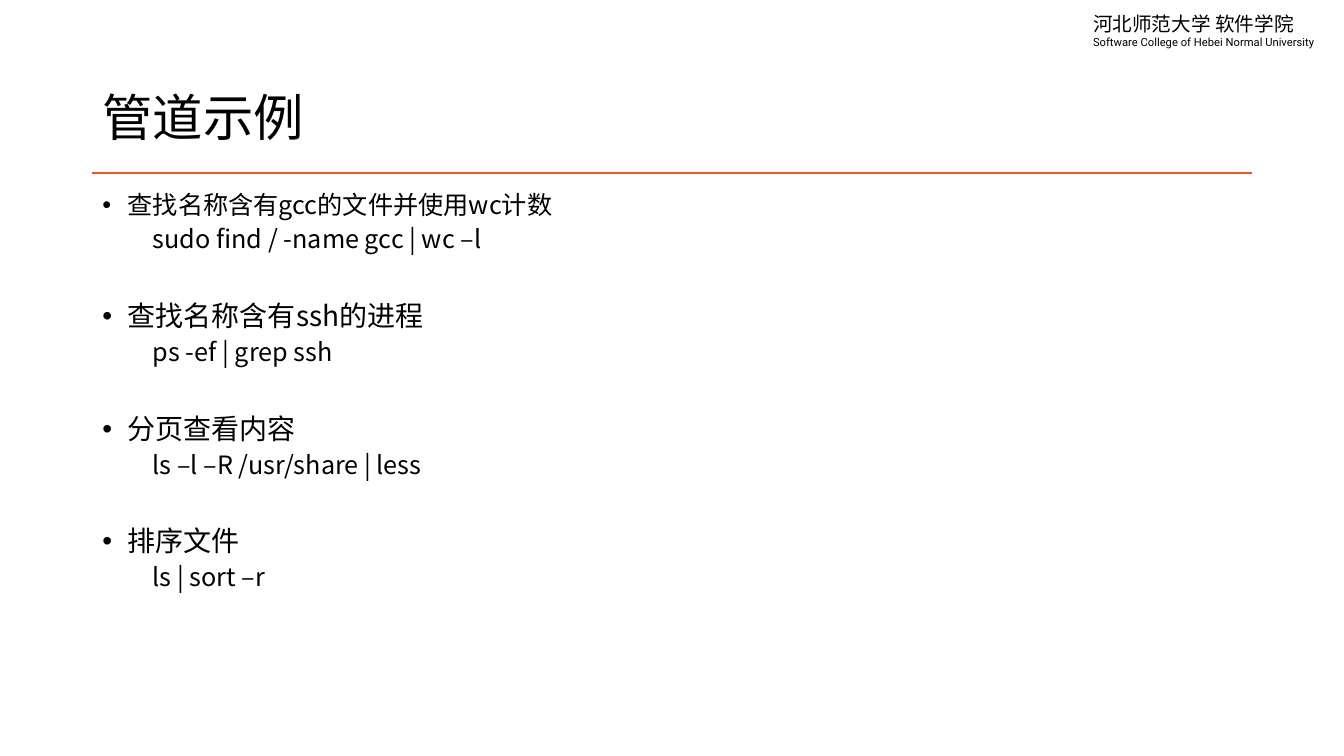
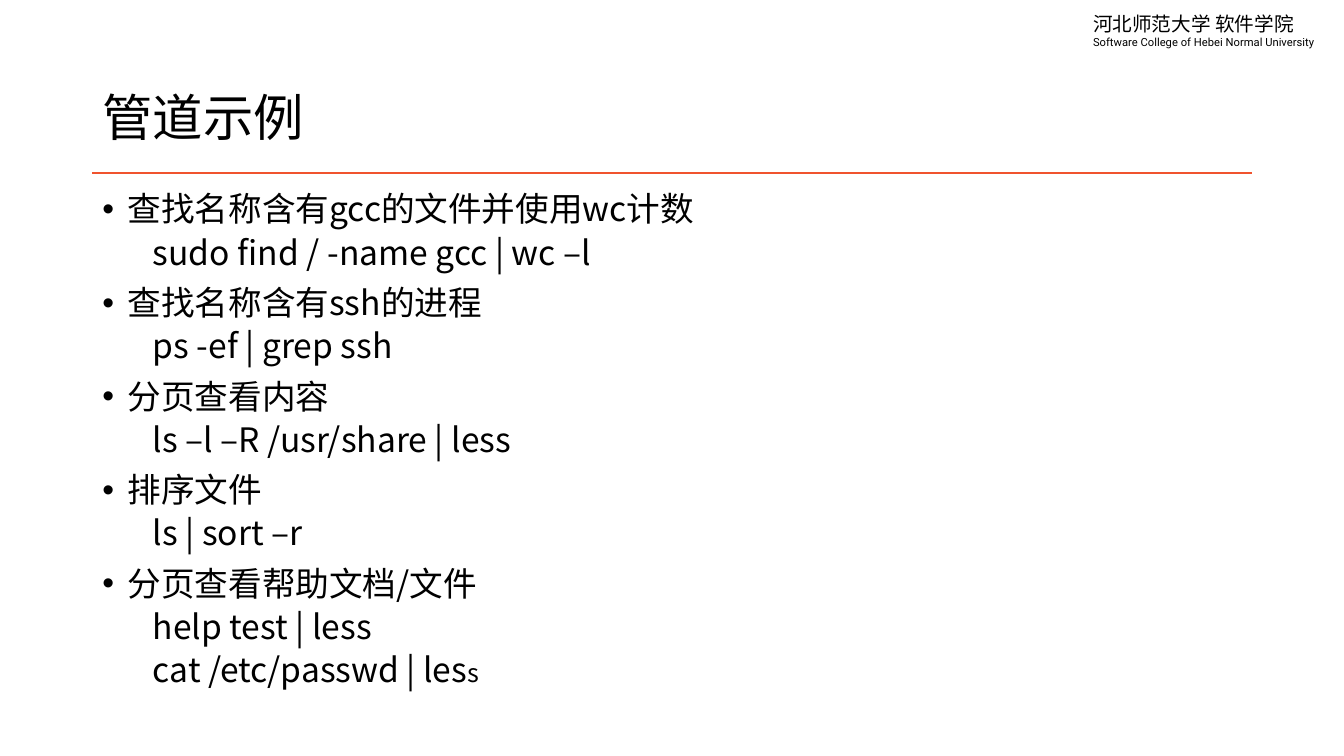
Before and after one commit to edu2act/course-linux-system, a slide deck: slide 8 of materials/slides/ch04-io-redrection-and-pipe.pptx. Drawn at 1344x756 pixels with LibreOffice and Linux fonts; fonts in the diff are those of the drawing. Boxes give left, top, right and bottom in pixels: in the first picture for what was removed or moved away, otherwise in the second. Text is boxed around its words. In the diff, an @@ line names an element or a change of style, - is before the commit and + after.

```diff
--- a/materials/slides/ch04-io-redrection-and-pipe.pptx
+++ b/materials/slides/ch04-io-redrection-and-pipe.pptx
@@ text at box(128, 192, 694, 546): size 18 to 24 pt in "查找名称含有gcc的文件并使用wc计数", "sudo find / -name gcc | wc ...", "ps -ef | grep ssh", "ls –l –R /usr/share | less" and 1 more places; size 20 to 24 pt in "查找名称含有ssh的进程", "分页查看内容", "排序文件" @@
@@ text at box(128, 567, 477, 690): paragraphs added @@
+• 分页查看帮助文档/文件
+  help test | less
+  cat /etc/passwd | less
```
Also in this commit, not shown: 5 other slides changed.
